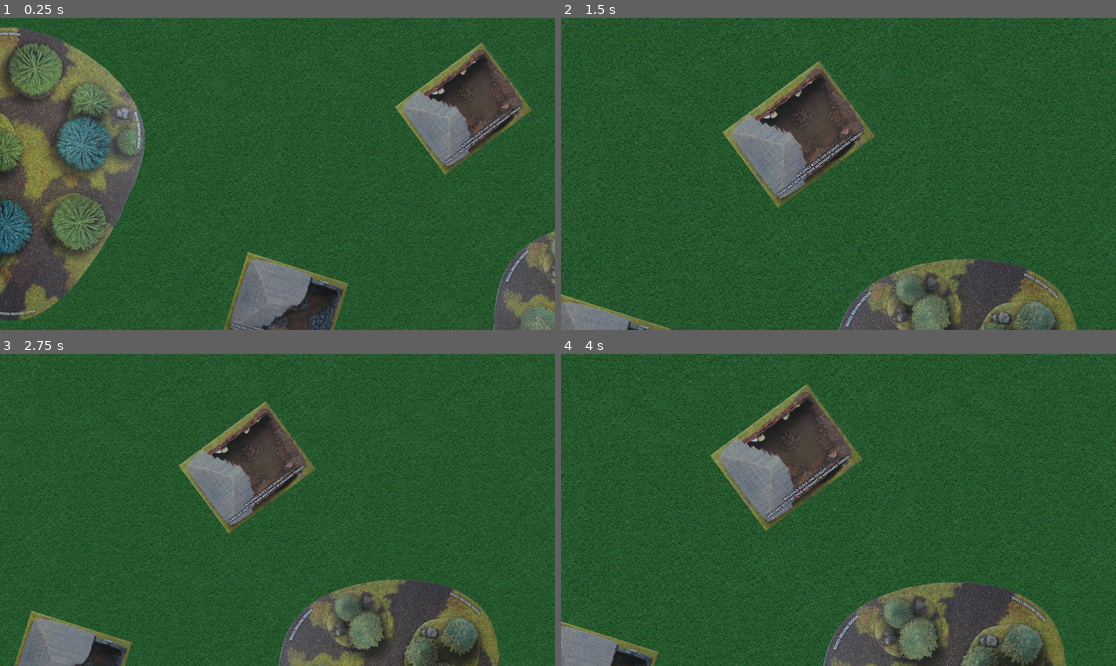
Above: before the commit, frames 1-4 (two rows, left to right).
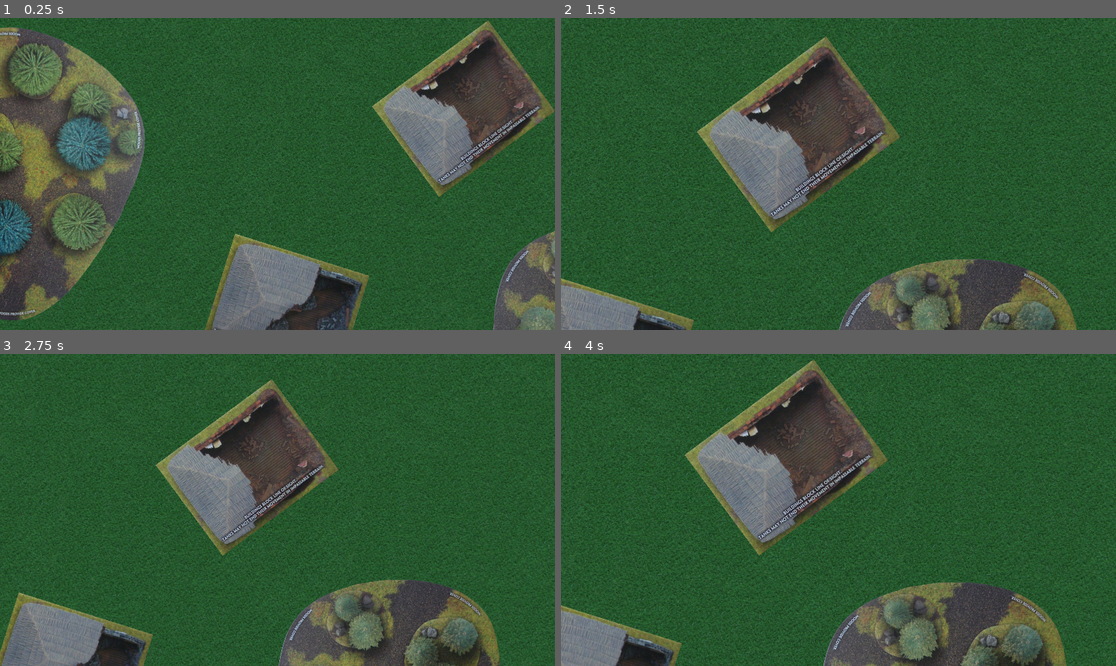
Above: after the commit, the same moments.

Repository: raulh39/Tanks2d
Game: Godot game, scene res://Scenes/Main.tscn
Same seed, same stepped clock (60 frames per second), same inputs: the game is played once before the commit and once after it.
Inputs (mouse positions are in pixels of both pictures, inside the frame that each line leads up to):
- Up to frame 1 (0.25 s): no input
- Up to frame 2 (1.5 s): tap Enter at 0.5 s; move the mouse to (960, 158) at 0.52 s; hold Middle mouse button (cam_drag) 0.53-1.28 s; tap Space at 1.25 s; move the mouse to (727, 189) at 1.27 s; tap Mouse wheel up (cam_zoom_in) at 1.35 s
- Up to frame 3 (2.75 s): tap Enter at 2 s; move the mouse to (333, 441) at 2.02 s; tap Mouse wheel down (cam_zoom_out) at 2.1 s
- Up to frame 4 (4 s): tap Space at 2.75 s; move the mouse to (810, 572) at 2.77 s; tap Middle mouse button (cam_drag) at 2.85 s; tap Enter at 3.5 s; move the mouse to (1005, 556) at 3.52 s; tap Mouse wheel up (cam_zoom_in) at 3.6 s

The runs differ from the first frame. In frame 1, 9.7% of the frame differs, in the area x 36-100%, y 0-100%; in frame 2, 9.2%; in frame 3, 8.8%; in frame 4, 9.3%.

Commit message:
Scale of house_size_01 reverted to 1/1

Diff:
--- a/Scenes/Buildings/house_size_01.tscn
+++ b/Scenes/Buildings/house_size_01.tscn
@@ -1,7 +1,6 @@
 [gd_scene format=2]
 
 [node name="house_size_01" type="Sprite"]
-scale = Vector2( 0.75, 0.75 )
 
 [node name="Area_house_size_01" type="Area2D" parent="."]
 collision_layer = 4
